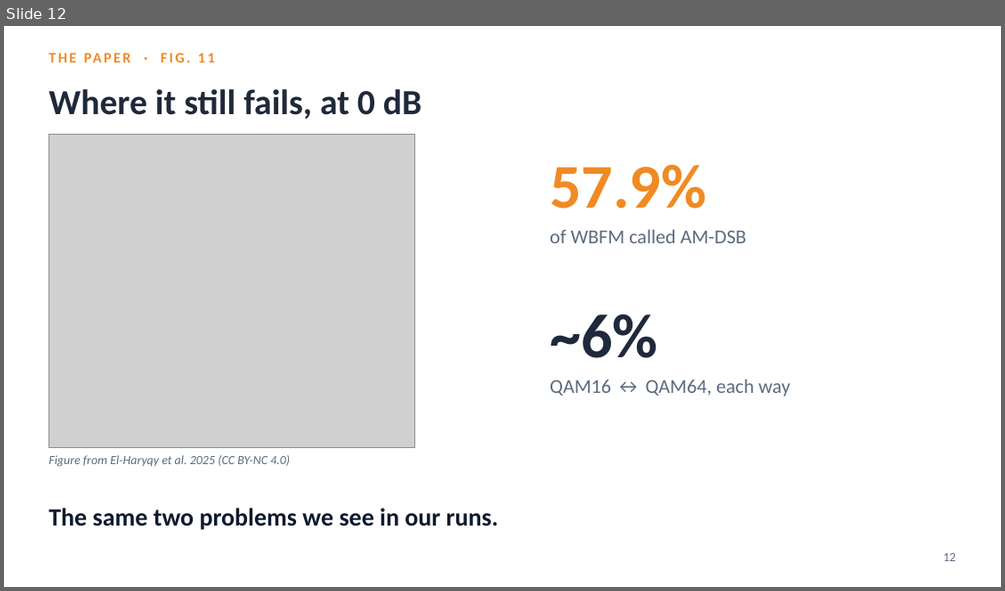
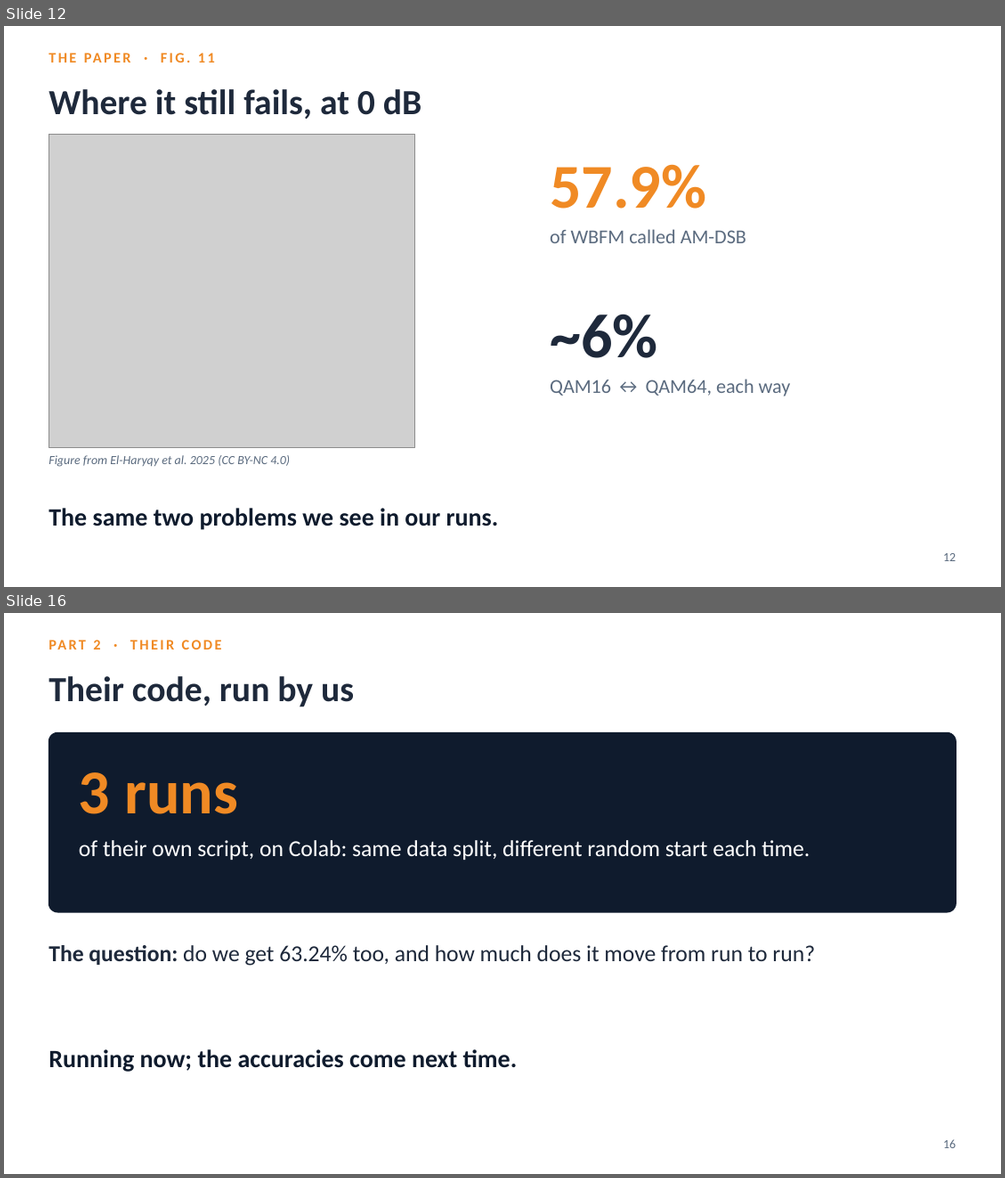
Before and after one commit to YusufBilo78/amc, a slide deck: deck/moshe_paper_icrnna.pptx. Shown one above the other, each under a label of ours: slide 12 before the commit, slides 12 and 16 after it; the slides between them are not shown. The pictures are 1005x591 and 1005x1178 pixels, drawn with LibreOffice and Linux fonts; fonts in the diff are those of the drawing; grey boxes stand for pictures. Boxes give left, top, right and bottom in pixels: in the first picture for what was removed or moved away, otherwise in the second. Text is boxed around its words. In the diff, an @@ line names an element or a change of style, - is before the commit and + after.

```diff
--- a/deck/moshe_paper_icrnna.pptx
+++ b/deck/moshe_paper_icrnna.pptx
@@ slide 16 added at bbox=[4, 613, 1001, 1174], background #FFFFFF @@
@@ text added at bbox=[93, 640, 100, 649], 14 pt, text #F08A24, bold @@
+PART 2 · THEIR CODE
@@ text added at bbox=[48, 676, 354, 707], 34 pt, text #1E293B, bold @@
+Their code, run by us
@@ rounded rectangle added at bbox=[48, 732, 956, 912], fill #0F1B2D, outline #0F1B2D 1 pt @@
@@ text added at bbox=[79, 772, 238, 814], 60 pt, text #F08A24, bold @@
+3 runs
@@ text added at bbox=[79, 840, 809, 860], 22 pt, text #FFFFFF @@
+of their own script, on Colab: same data split, different random start each time.
@@ text added at bbox=[48, 945, 815, 965], 22 pt, text #1E293B @@
+The question: do we get 63.24% too, and how much does it move from run to run?
@@ text added at bbox=[48, 1049, 518, 1071], 24 pt, text #0F1B2D, bold @@
+Running now; the accuracies come next time.
@@ text added at bbox=[943, 1139, 955, 1148], 12 pt, text #5B6B7F @@
+16
```
Also in this commit, not shown: 7 slides changed, 2 other slides added, 7 slides removed, 5 other files.
